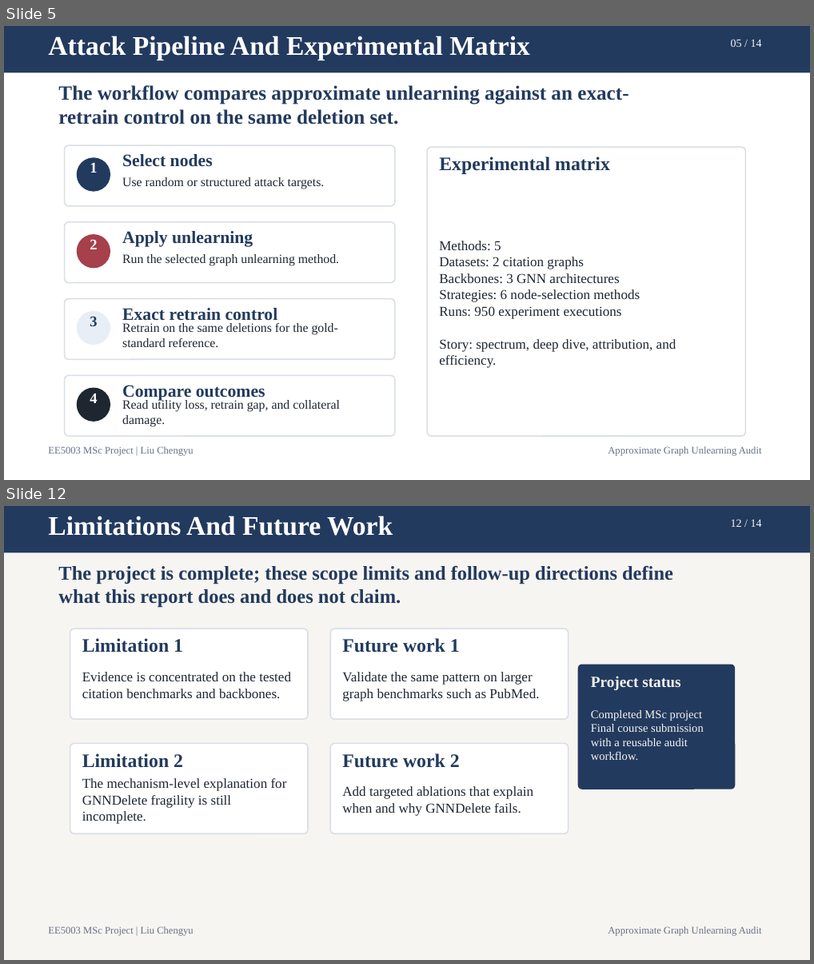
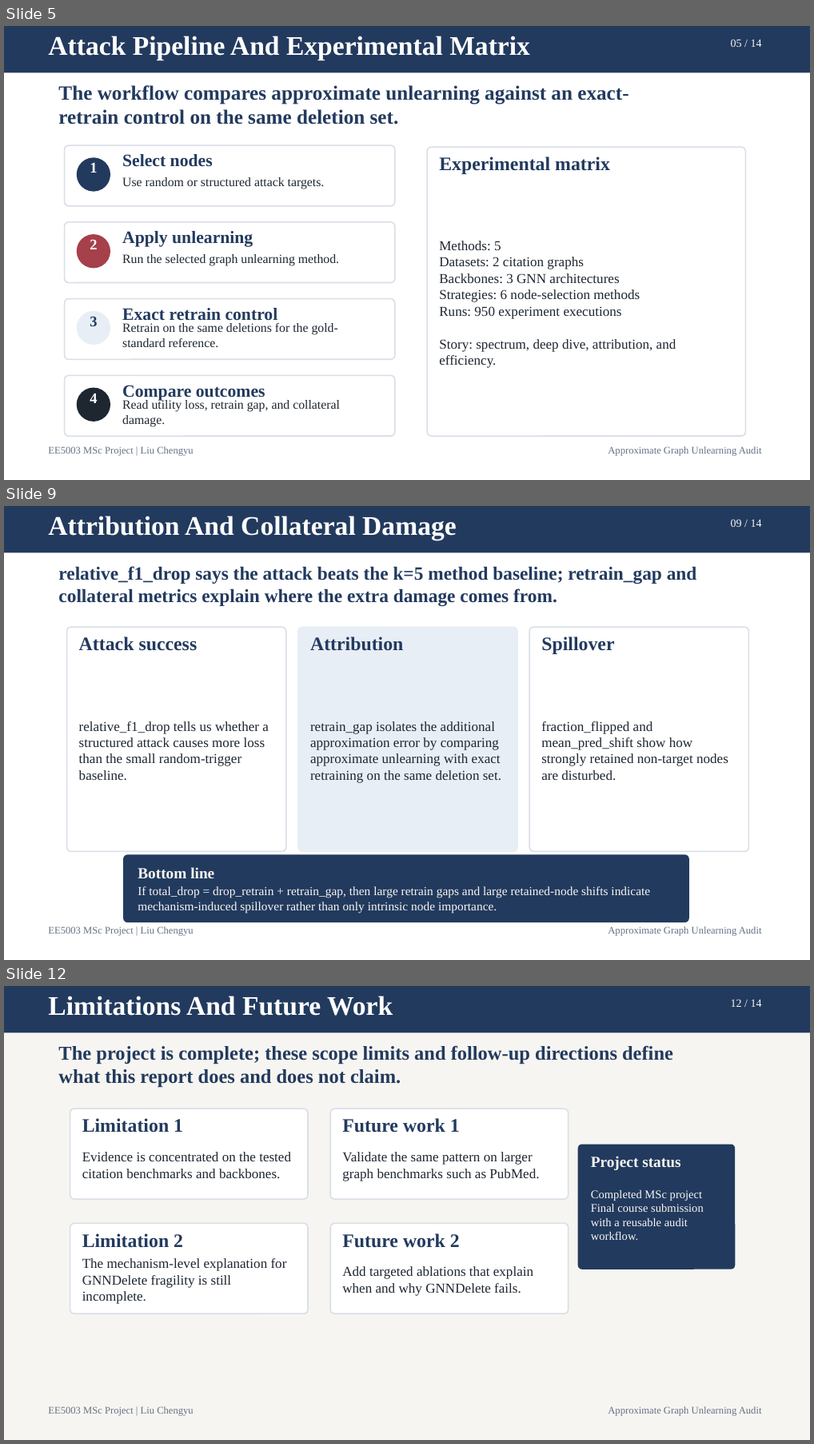
Before and after one commit to lelelelelelelelelelelelele/OpenGU, a slide deck: GULib-master/report/0417_5003report/ppt/out-test/final_15min_defense.pptx. Shown one above the other, each under a label of ours: slides 5 and 12 before the commit, slides 5, 9 and 12 after it; the slides between them are not shown. The pictures are 814x964 and 814x1444 pixels, drawn with LibreOffice and Linux fonts; fonts in the diff are those of the drawing. Boxes give left, top, right and bottom in pixels: in the first picture for what was removed or moved away, otherwise in the second. Text is boxed around its words. In the diff, an @@ line names an element or a change of style, - is before the commit and + after.

```diff
--- a/GULib-master/report/0417_5003report/ppt/out-test/final_15min_defense.pptx
+++ b/GULib-master/report/0417_5003report/ppt/out-test/final_15min_defense.pptx
@@ slide 9 added at (4,506,810,960), background #FFFFFF @@
@@ rectangle added at (4,506,810,552), fill #223A5E @@
@@ text added at (48,516,457,540), 24 pt, text #FFFFFF, bold @@
+Attribution And Collateral Damage
@@ text added at (731,519,762,527), 10 pt, text #F7F5F1 @@
+09 / 14
@@ text added at (58,566,698,606), 16.7 pt, text #223A5E, bold @@
+relative_f1_drop says the attack beats the k=5 method baseline; retrain_gap and collateral metrics explain where the extra damage comes from.
@@ rounded rectangle added at (67,627,286,851), fill #FFFFFF, outline #D9DEE7 1.1 pt @@
@@ text added at (79,636,198,651), 17 pt, text #223A5E, bold @@
+Attack success
@@ rounded rectangle added at (298,627,518,851), fill #E8EEF5, outline #E8EEF5 1.1 pt @@
@@ text added at (310,636,403,651), 17 pt, text #223A5E, bold @@
+Attribution
@@ rounded rectangle added at (530,627,749,851), fill #FFFFFF, outline #D9DEE7 1.1 pt @@
@@ text added at (542,636,614,654), 17 pt, text #223A5E, bold @@
+Spillover
@@ text added at (79,721,269,780), 12.2 pt, text #1E2630 @@
+relative_f1_drop tells us whether a structured attack causes more loss than the small random-trigger baseline.
@@ text added at (310,721,502,783), 12.2 pt, text #1E2630 @@
+retrain_gap isolates the additional approximation error by comparing approximate unlearning with exact retraining on the same deletion set.
@@ text added at (542,721,729,780), 12.2 pt, text #1E2630 @@
+fraction_flipped and mean_pred_shift show how strongly retained non-target nodes are disturbed.
@@ rounded rectangle added at (123,854,690,922), fill #223A5E @@
@@ text added at (138,867,214,878), 13.8 pt, text #F7F5F1, bold @@
+Bottom line
@@ text added at (138,886,650,913), 11 pt, text #F7F5F1 @@
+If total_drop = drop_retrain + retrain_gap, then large retrain gaps and large retained-node shifts indicate mechanism-induced spillover rather than only intrinsic node importance.
@@ text added at (48,926,194,936), 9 pt, text #667085 @@
+EE5003 MSc Project | Liu Chengyu
@@ text added at (608,926,762,936), 9 pt, text #667085 @@
+Approximate Graph Unlearning Audit
```
Also in this commit, not shown: 4 slides changed, 1 other slide added, 2 slides removed, 8 other files.
